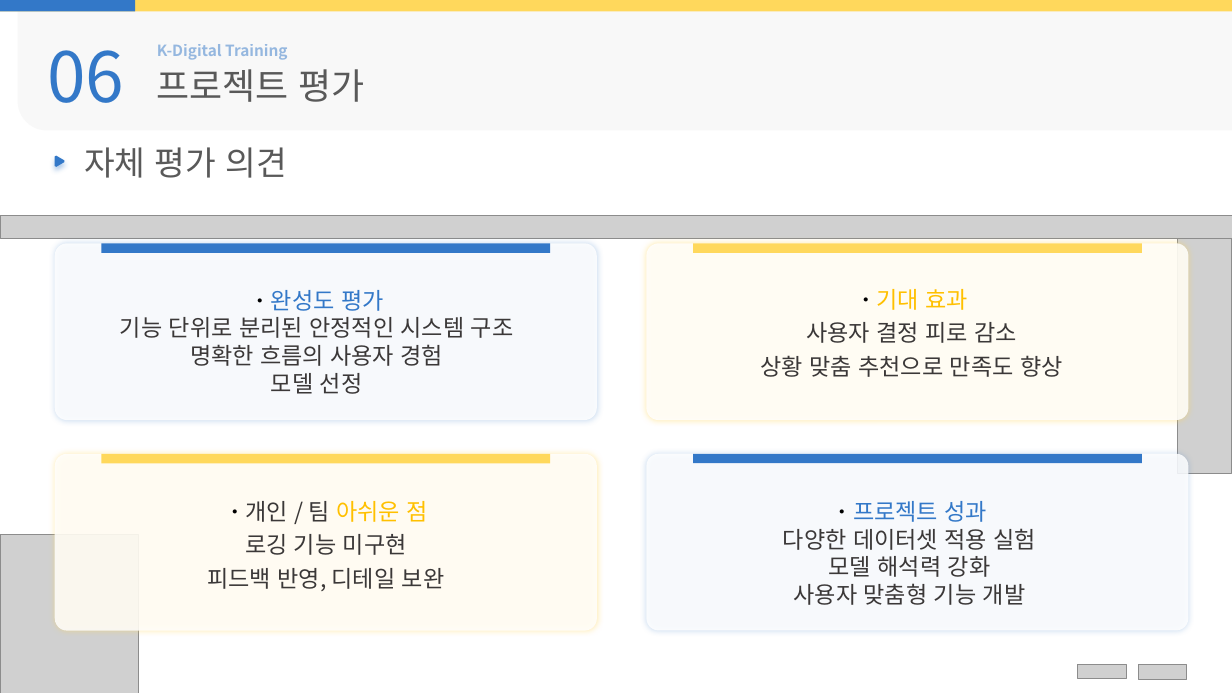
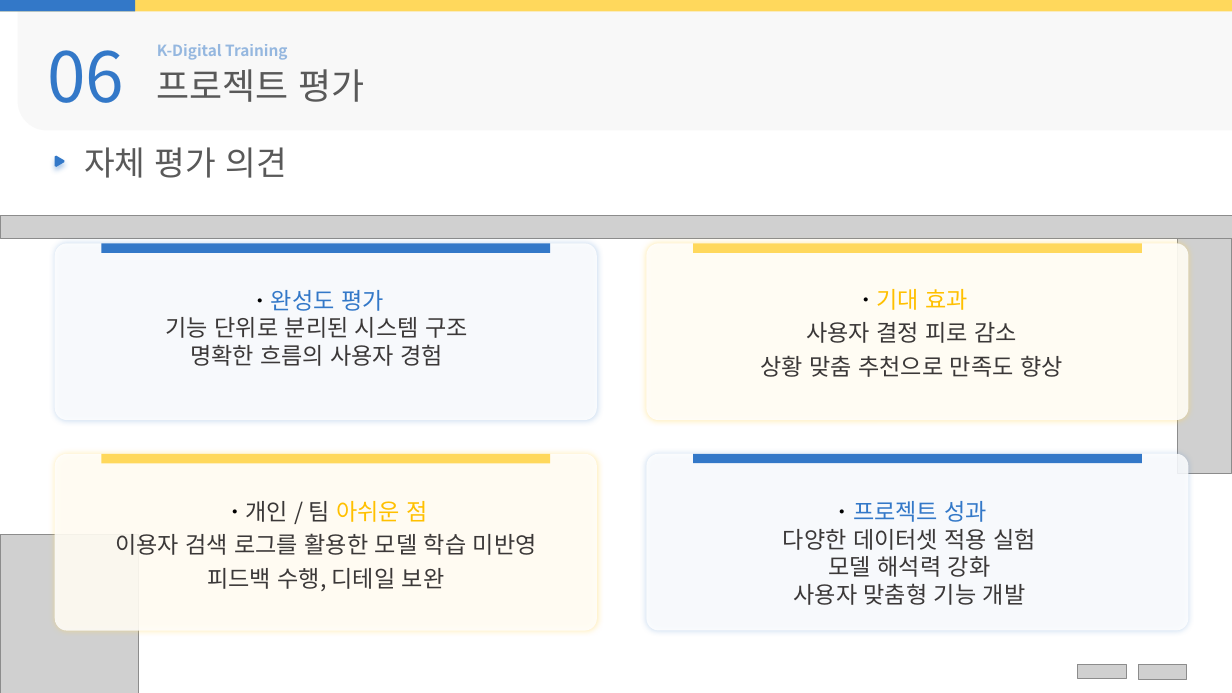
Before and after one commit to Hiddle00/project2_weather, a slide deck: slide 29 of 최종발표/05.D팀_최종발표.pptx. Drawn at 1232x693 pixels with LibreOffice and Linux fonts; fonts in the diff are those of the drawing; grey boxes stand for pictures; background and template pictures are left out. Boxes give left, top, right and bottom in pixels: in the first picture for what was removed or moved away, otherwise in the second. Text is boxed around its words. In the diff, an @@ line names an element or a change of style, - is before the commit and + after.

```diff
--- a/최종발표/05.D팀_최종발표.pptx
+++ b/최종발표/05.D팀_최종발표.pptx
@@ text at [166,317,468,338]: text changed @@
-기능 단위로 분리된 안정적인 시스템 구조
+기능 단위로 분리된 시스템 구조
@@ text at [271,373,363,394]: paragraph removed @@
-모델 선정
@@ text at [115,533,537,591]: text changed @@
-로깅 기능 미구현
-피드백 반영, 디테일 보완
+이용자 검색 로그를 활용한 모델 학습 미반영
+피드백 수행, 디테일 보완
```
Also in this commit, not shown: 16 other slides changed, 9 other files.
